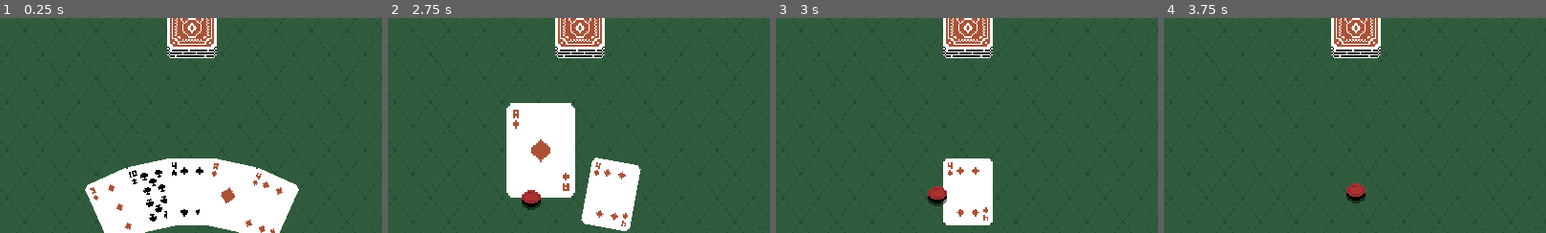
Above: before the commit, frames 1-4 (left to right).
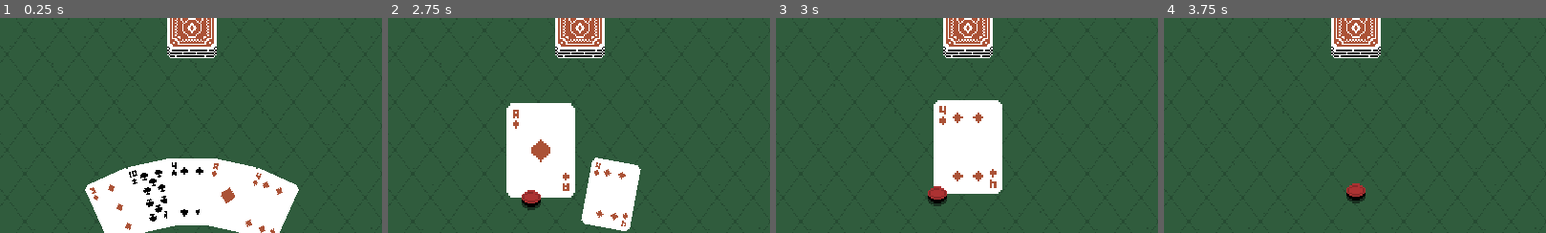
Above: after the commit, the same moments.

Repository: BGuerrero825/card-game
Game: Godot game, scene res://Tabletop.tscn
Same seed, same stepped clock (60 frames per second), same inputs: the game is played once before the commit and once after it.
Inputs (mouse positions are % of the whole screen's width and height, from its top left):
- Up to frame 1 (0.25 s): no input
- Up to frame 2 (2.75 s): tap Enter at 0.5, 2 s; move the mouse to (41, 91) at 0.52 s; click (41, 91) at 0.6 s; tap Space at 1.25 s; move the mouse to (42, 90) at 1.27 s; click (42, 90) at 1.35 s; move the mouse to (44, 89) at 2.02 s; click (44, 89) at 2.1 s
- Up to frame 3 (3 s): tap Space at 2.75 s; move the mouse to (46, 88) at 2.77 s; click (46, 88) at 2.85 s
- Up to frame 4 (3.75 s): tap Enter at 3.5 s; move the mouse to (50, 88) at 3.52 s; click (50, 88) at 3.6 s
The pictures show only the part of the screen within x 25-75%, y 47-97%; the shares and areas given below are measured in that part.

Frames 1-2 are identical in both runs. In frame 3, 7.7% of the frame differs, in the area x 41-60%, y 38-97%; in frame 4, nothing differs.

Commit message:
Hand / Thumb hover reimplementation
Thumb now reports hover to the Player who then initiates focus to the Hand. TODO: fix focus gank on Card grab (reposition & focus happen during grab due to Area2D exit)

Diff:
--- a/Card.tscn
+++ b/Card.tscn
@@ -12,13 +12,11 @@
 
 [node name="Sprite" type="Sprite" parent="."]
 texture = ExtResource( 1 )
+hframes = 13
 vframes = 5
-hframes = 13
 frame = 52
 
 [node name="Area2D" type="Area2D" parent="."]
 
 [node name="CollisionShape2D" type="CollisionShape2D" parent="Area2D"]
 shape = SubResource( 1 )
-[connection signal="mouse_entered" from="Area2D" to="." method="_on_Area2D_mouse_entered"]
-[connection signal="mouse_exited" from="Area2D" to="." method="_on_Area2D_mouse_exited"]
--- a/Player.tscn
+++ b/Player.tscn
@@ -19,3 +19,6 @@
 shape = SubResource( 1 )
 
 [node name="Thumb" parent="." instance=ExtResource( 2 )]
+
+[connection signal="hovered" from="Thumb" to="." method="_on_Thumb_hovered"]
+[connection signal="unhovered" from="Thumb" to="." method="_on_Thumb_unhovered"]
--- a/Thumb.tscn
+++ b/Thumb.tscn
@@ -20,5 +20,6 @@
 
 [node name="CollisionShape2D" type="CollisionShape2D" parent="Area2D"]
 shape = SubResource( 1 )
+
 [connection signal="area_entered" from="Area2D" to="." method="_on_Area2D_area_entered"]
 [connection signal="area_exited" from="Area2D" to="." method="_on_Area2D_area_exited"]
--- a/project.godot
+++ b/project.godot
@@ -10,7 +10,6 @@
 
 _global_script_classes=[  ]
 _global_script_class_icons={
-
 }
 
 [application]
@@ -59,9 +58,9 @@
 
 ui_accept={
 "deadzone": 0.5,
-"events": [ Object(InputEventKey,"resource_local_to_scene":false,"resource_name":"","device":0,"alt":false,"shift":false,"control":false,"meta":false,"command":false,"pressed":false,"scancode":16777221,"unicode":0,"echo":false,"script":null)
-, Object(InputEventKey,"resource_local_to_scene":false,"resource_name":"","device":0,"alt":false,"shift":false,"control":false,"meta":false,"command":false,"pressed":false,"scancode":16777222,"unicode":0,"echo":false,"script":null)
-, Object(InputEventKey,"resource_local_to_scene":false,"resource_name":"","device":0,"alt":false,"shift":false,"control":false,"meta":false,"command":false,"pressed":false,"scancode":32,"unicode":0,"echo":false,"script":null)
+"events": [ Object(InputEventKey,"resource_local_to_scene":false,"resource_name":"","device":0,"alt":false,"shift":false,"control":false,"meta":false,"command":false,"pressed":false,"scancode":16777221,"physical_scancode":0,"unicode":0,"echo":false,"script":null)
+, Object(InputEventKey,"resource_local_to_scene":false,"resource_name":"","device":0,"alt":false,"shift":false,"control":false,"meta":false,"command":false,"pressed":false,"scancode":16777222,"physical_scancode":0,"unicode":0,"echo":false,"script":null)
+, Object(InputEventKey,"resource_local_to_scene":false,"resource_name":"","device":0,"alt":false,"shift":false,"control":false,"meta":false,"command":false,"pressed":false,"scancode":32,"physical_scancode":0,"unicode":0,"echo":false,"script":null)
 , Object(InputEventJoypadButton,"resource_local_to_scene":false,"resource_name":"","device":0,"button_index":0,"pressure":0.0,"pressed":false,"script":null)
  ]
 }
--- a/scripts/card.gd
+++ b/scripts/card.gd
@@ -73,11 +73,11 @@
 	$Sprite.z_index = 0
 	$Sprite.position.y = 0
 	$Sprite.rotation_degrees = 0
-
-func _on_Area2D_mouse_entered():
-	hovered = true
-	emit_signal("hovered", id)
-
-func _on_Area2D_mouse_exited():
-	hovered = false
-	emit_signal("unhovered", id)
+#
+#func _on_Area2D_mouse_entered():
+#	hovered = true
+#	emit_signal("hovered", id)
+#
+#func _on_Area2D_mouse_exited():
+#	hovered = false
+#	emit_signal("unhovered", id)
--- a/scripts/hand.gd
+++ b/scripts/hand.gd
@@ -11,74 +11,38 @@
 #func _process(delta):
 	#pass
 
-
-
 # add card to the end of the hand and attach signals
 func receive_card(card):
 	cards.append(card)
 	self.add_child(card)
-	card.connect("hovered", self, "on_Card_hovered")
-	card.connect("unhovered", self, "on_Card_unhovered")
 	position_cards()
 
 # return and disconnect currently focused card
-func pull_focused_card():
-	var card = get_focused_card()
-	var index = find_index(card.id)
+func send_focused_card():
+	var card = cards[focused]
 	# remove card from hand
 	cards[focused].unfocus()
-	cards.remove(index)
+	focused = null
+	cards.erase(card)
 	remove_child(card)
-	focused = null
-	disconnect_card(card)
 	#reposition cards
 	position_cards()
 	return card
 
-# focus on the highest index card that is being hovered over
-func on_Card_hovered(id):
-	var index = find_index(id)
-	#if none focused, select index
-	if focused == null:
-		cards[index].focus()
-		focused = index
-	#if hovering a higher index card,  deselect old one, select index
-	elif index > focused:
+# set focus on highest index hovered card
+func focus_hover(hover):
+	var highest_index = -1
+	for card in hover:
+		var index = cards.find(card)
+		if index > highest_index:
+			highest_index = index
+	if focused != null and focused != highest_index:
 		cards[focused].unfocus()
-		cards[index].focus()
-		focused = index
-	#if hovering a lower (or same) index card, nothing
-
-# unfocus if unhovered and focus a new card if also hovered
-func on_Card_unhovered(id):
-	var index = find_index(id)
-	#if unhovering a lower index card, nothing
-	#if unhovering the focused card
-	if index == focused:
-		cards[focused].unfocus()
-		var next_hover = null
-		#check for hover on lower index cards, select highest
-		for i in range(0,focused):
-			if cards[i].hovered == true:
-				next_hover = i
-		focused = null
-		if next_hover != null:
-			cards[next_hover].focus()
-			focused = next_hover
+	if highest_index >= 0:
+		focused = highest_index
+		cards[focused].focus()
 
 # ------------------------------- HELPERS ------------------------------- #
-
-func find_index(id):
-	for i in range(0, cards.size()):
-		if cards[i].id == id:
-			return i
-
-func get_focused_card():
-	return cards[focused]
-
-func disconnect_card(card):
-	card.disconnect("hovered", self, "on_Card_hovered")
-	card.disconnect("unhovered", self, "on_Card_unhovered")
 
 # aligns cards in hand based on amount
 func position_cards():
@@ -96,3 +60,36 @@
 			cards[i].position.x = (-hand_width / 2) + ((hand_width / (cards.size()-1)) * i)
 			cards[i].position.y =  pow((hand_height/2) - ((hand_height / (cards.size()-1)) * i),2)
 			cards[i].rotation_degrees = (-rot_range / 2) + ((rot_range / (cards.size()-1)) * i)
+
+# OLD CODE DELETE EVENTUALLY WHEN CURRENT IMPLEMENTATION IS GOOOOOD
+
+# focus on the highest index card that is being hovered over
+func on_Card_hovered(card):
+	var index = cards.find(card)
+	#if none focused, select index
+	if focused == null:
+		cards[index].focus()
+		focused = index
+	#if hovering a higher index card,  deselect old one, select index
+	elif index > focused:
+		cards[focused].unfocus()
+		cards[index].focus()
+		focused = index
+	#if hovering a lower (or same) index card, nothing
+
+# unfocus if unhovered and focus a new card if also hovered
+func on_Card_unhovered(card):
+	var index = cards.find(card)
+	#if unhovering a lower index card than selected, nothing
+	#if unhovering the focused card
+	if index == focused:
+		cards[focused].unfocus()
+		var next_hover = null
+		# check for hover on lower index cards, select highest
+		for i in range(0,focused):
+			if cards[i].hovered == true:
+				next_hover = i
+		focused = null
+		if next_hover != null:
+			cards[next_hover].focus()
+			focused = next_hover
--- a/scripts/player.gd
+++ b/scripts/player.gd
@@ -1,10 +1,8 @@
 extends Node2D
 
 var active_turn := true
-# Declare member variables here. Examples:
-# var a = 2
-# var b = "text"
-
+var hover := []
+var hand_hover := []
 
 # Called when the node enters the scene tree for the first time.
 func _ready():
@@ -34,11 +32,32 @@
 			$Thumb.drop_card()
 
 func hand_to_thumb():
-	var card = $Hand.pull_focused_card()
-	$Thumb.grab_card(card)
+	var card = $Hand.send_focused_card()
+	$Thumb.receive_card(card)
 
 func receive_card(card, from):
 	# should check to see if thumb is requesting, else goes to hand
-
+	###
 	# to hand
 	$Hand.receive_card(card)
+
+func _on_Thumb_hovered(object):
+	if object.get_parent() == $Hand:
+		hand_hover.append(object)
+		print("hand: ", hand_hover)
+		$Hand.focus_hover(hand_hover)
+	else:
+		hover.append(object)
+		print("objects: ", hover)
+
+func _on_Thumb_unhovered(object):
+	if object.get_parent() == $Hand:
+		hand_hover.erase(object)
+		print("hand: ", hand_hover)
+		$Hand.focus_hover(hand_hover)
+		# if cards still hovered, hover next card
+		if hand_hover:
+			pass
+	else:
+		hover.erase(object)
+		print("objects: ", hover)
--- a/scripts/table.gd
+++ b/scripts/table.gd
@@ -20,8 +20,8 @@
 	# spawn in cards from the deck to players in round robin order
 	for i in range(0, num_cards):
 		for j in range(0, players.size()):
-			draw_card(players[j], $Deck)
+			deal_card(players[j], $Deck)
 
-func draw_card(to, from):
+func deal_card(to, from):
 	var card = from.remove_card()
 	to.receive_card(card, from)
--- a/scripts/thumb.gd
+++ b/scripts/thumb.gd
@@ -2,7 +2,8 @@
 
 var hold := false
 var held_card = null
-var overlap := []
+signal hovered
+signal unhovered
 
 # Called when the node enters the scene tree for the first time.
 func _ready():
@@ -14,10 +15,7 @@
 	# move thumb alongside mouse
 	global_position = get_global_mouse_position()
 
-func check_overlap():
-	pass
-
-func grab_card(card):
+func receive_card(card):
 	self.add_child(card)
 	card.position = Vector2.ZERO
 	card.rotation_degrees = 0
@@ -28,12 +26,13 @@
 	held_card.queue_free()
 	hold = false
 
-
 func _on_Area2D_area_entered(area):
-	overlap.append(area.get_parent())
-	print(overlap)
-
+	emit_signal("hovered", area.get_parent())
 
 func _on_Area2D_area_exited(area):
-	overlap.remove(overlap.find(area.get_parent()))
-	print(overlap)
+	emit_signal("unhovered", area.get_parent())
+#	if area.get_parent() == $Hand:
+#		hand_hover.remove(hover.find(area.get_parent()))
+#		emit_signal("hand_card_unhover", area.get_parent())
+#	else:
+#		hover.remove(hover.find(area.get_parent()))
